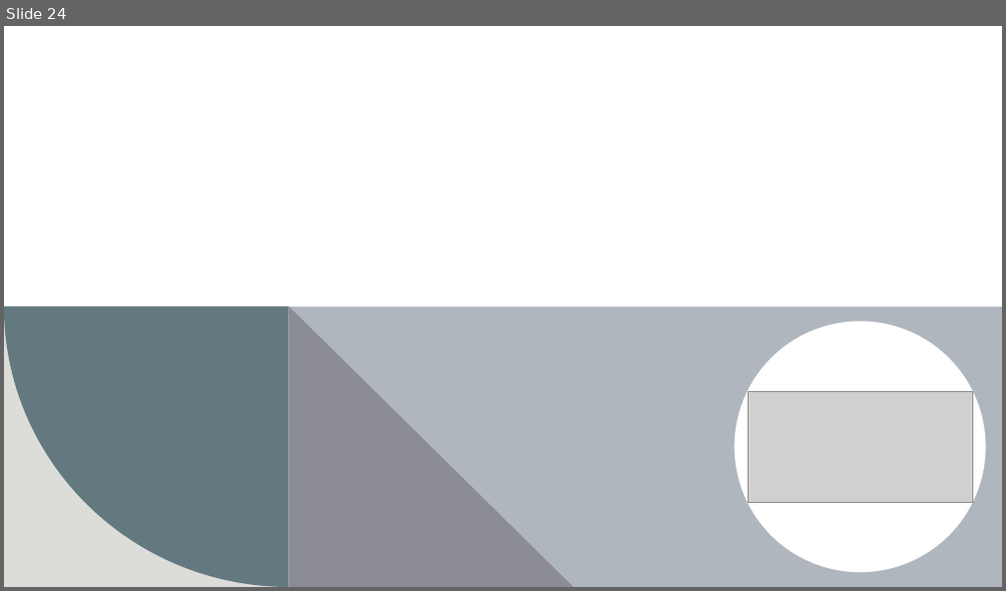
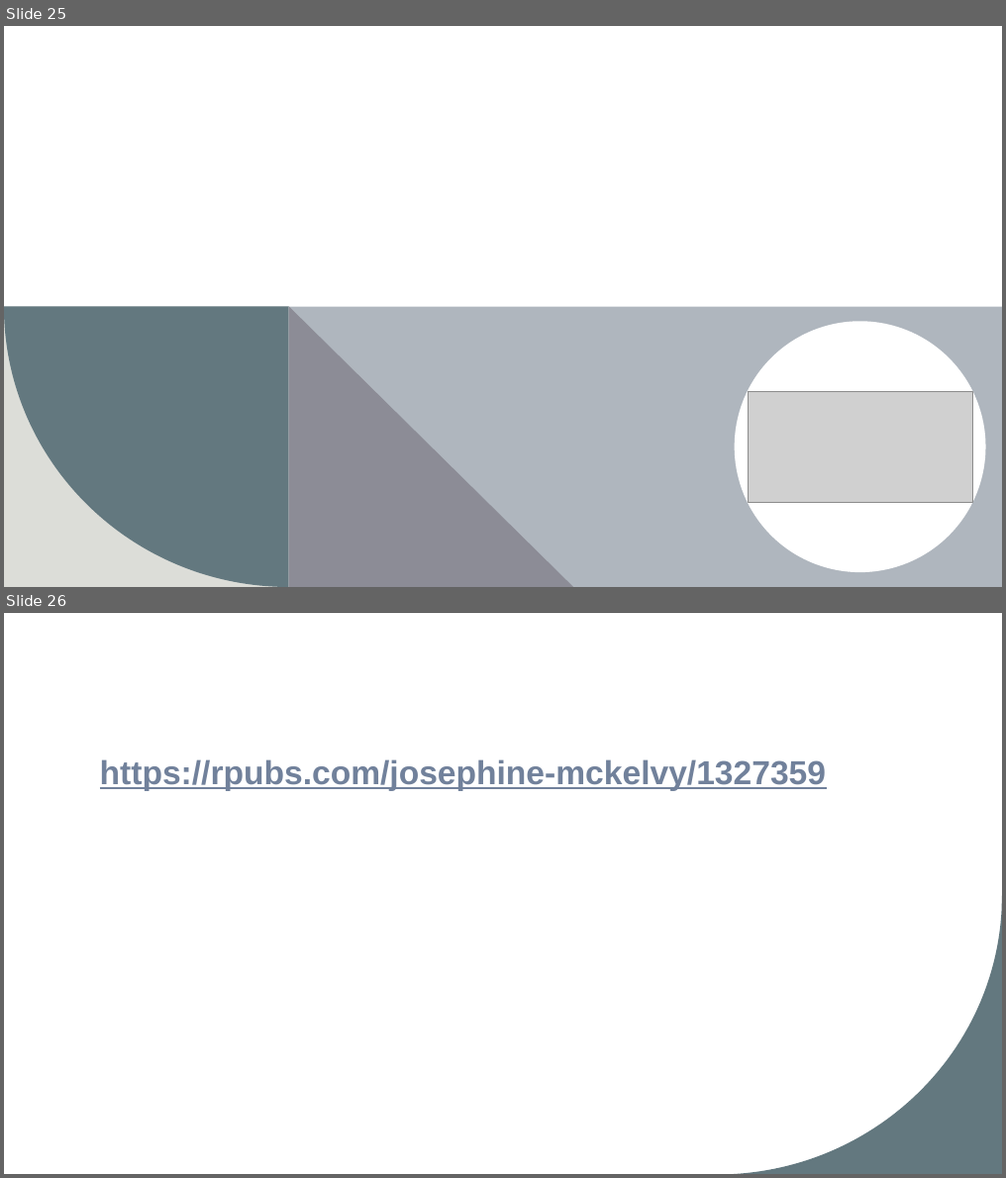
Before and after one commit to josephine-mckelvy/2025-CAH, a slide deck: 2025-06-30 CAH.pptx. Shown one above the other, each under a label of ours: slide 24 before the commit, slides 25 and 26 after it. The pictures are 1006x591 and 1006x1178 pixels, drawn with LibreOffice and Linux fonts; fonts in the diff are those of the drawing; grey boxes stand for pictures. Boxes give left, top, right and bottom in pixels: in the first picture for what was removed or moved away, otherwise in the second. Text is boxed around its words. In the diff, an @@ line names an element or a change of style, - is before the commit and + after.

```diff
--- a/2025-06-30 CAH.pptx
+++ b/2025-06-30 CAH.pptx
@@ slide 26 added at box(4, 613, 1002, 1174), background #FFFFFF @@
@@ title added at box(100, 760, 826, 791), 32 pt, text #71819B, bold, underline @@
+https://rpubs.com/josephine-mckelvy/1327359
@@ freeform shape added at box(725, 896, 1002, 1174), fill #63787F @@
@@ what was slide 24 is now slide 25 @@
```
Also in this commit, not shown: 1 slide changed, 2 other slides added, 1 slide removed, 9 other files.
